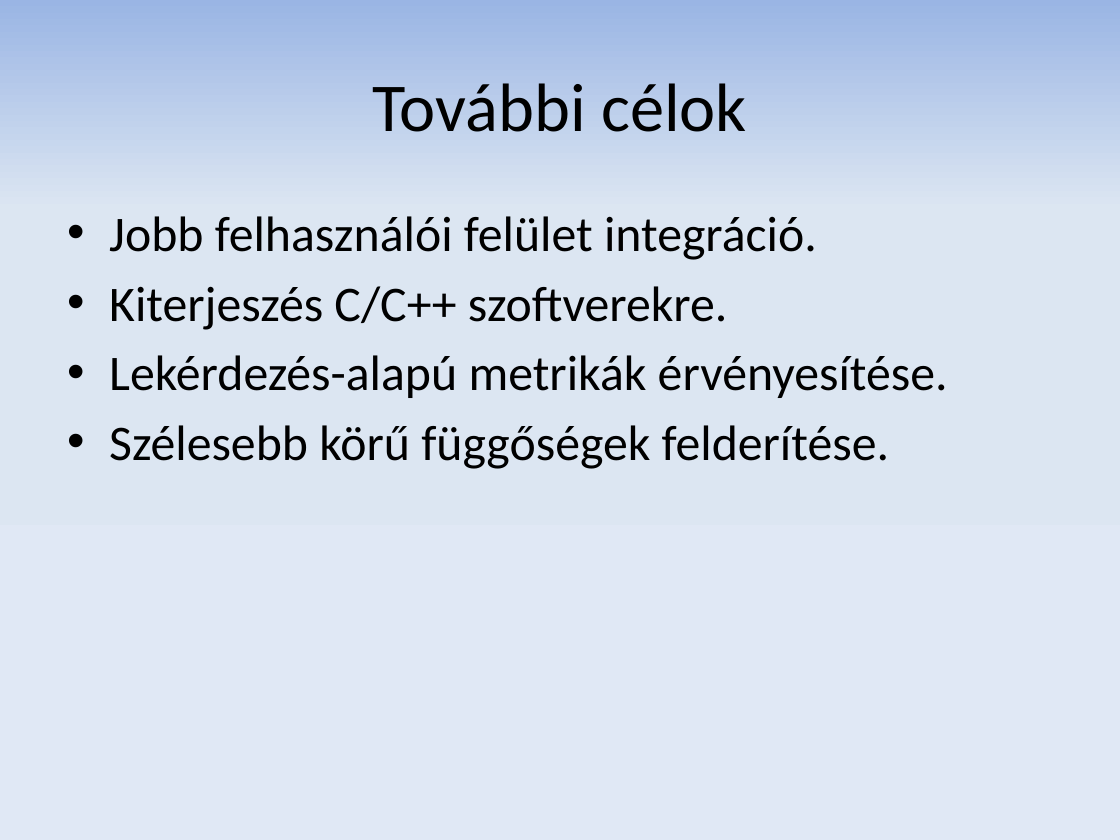
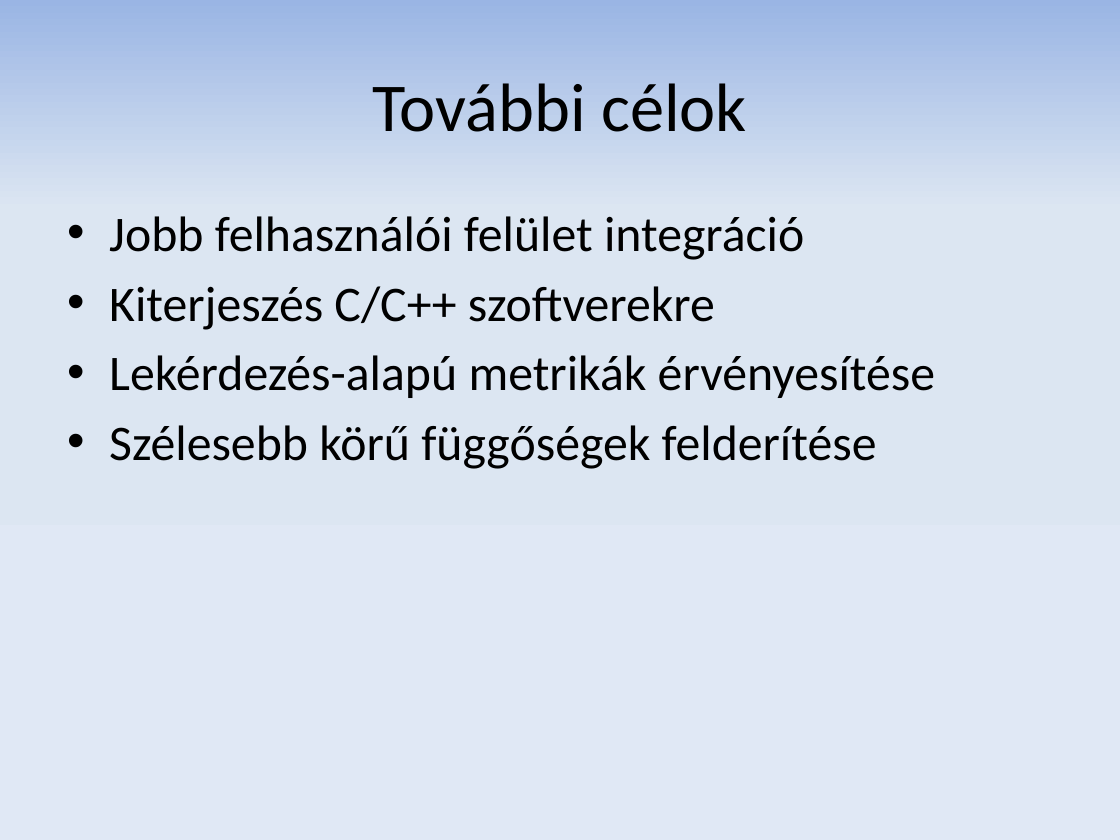
Before and after one commit to donat/incquery-deps, a slide deck: slide 19 of incquery-deps-documentation/presentation/tdk_pres_hu_v2.pptx (slide 18 before the commit). Drawn at 1120x840 pixels with LibreOffice and Linux fonts; fonts in the diff are those of the drawing. Boxes give left, top, right and bottom in pixels: in the first picture for what was removed or moved away, otherwise in the second. Text is boxed around its words. In the diff, an @@ line names an element or a change of style, - is before the commit and + after.

```diff
--- a/incquery-deps-documentation/presentation/tdk_pres_hu_v2.pptx
+++ b/incquery-deps-documentation/presentation/tdk_pres_hu_v2.pptx
@@ text at [109, 216, 935, 469]: text changed @@
-• Jobb felhasználói felület integráció.
-• Kiterjeszés C/C++ szoftverekre.
-• Lekérdezés-alapú metrikák érvényesítése.
-• Szélesebb körű függőségek felderítése.
+• Jobb felhasználói felület integráció
+• Kiterjeszés C/C++ szoftverekre
+• Lekérdezés-alapú metrikák érvényesítése
+• Szélesebb körű függőségek felderítése
```
Also in this commit, not shown: 9 other slides changed, 2 slides added, 1 slide removed.
